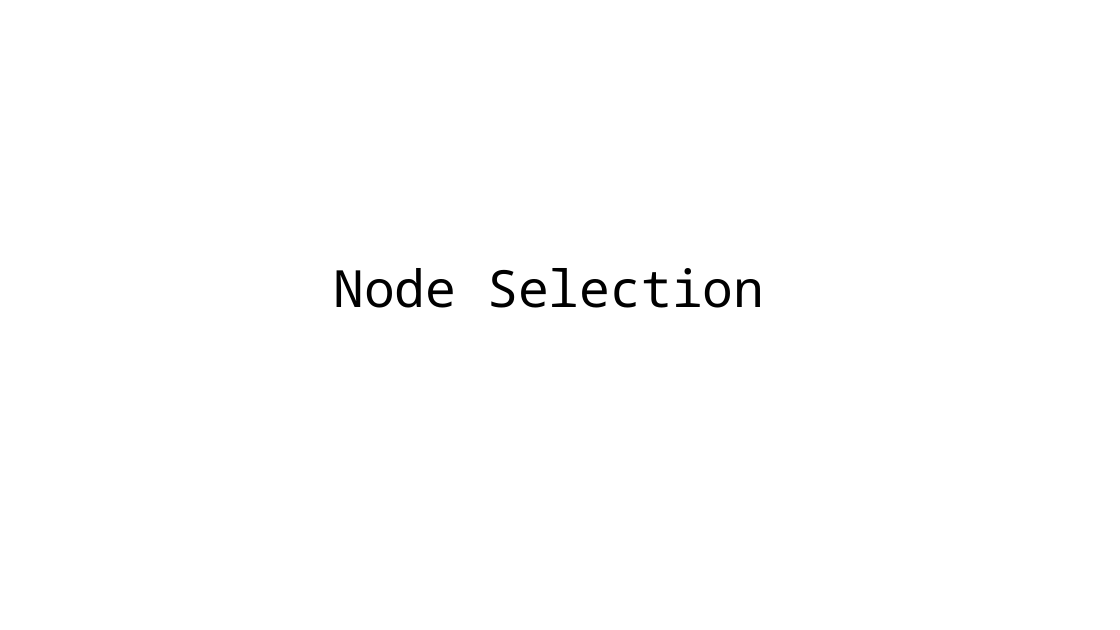
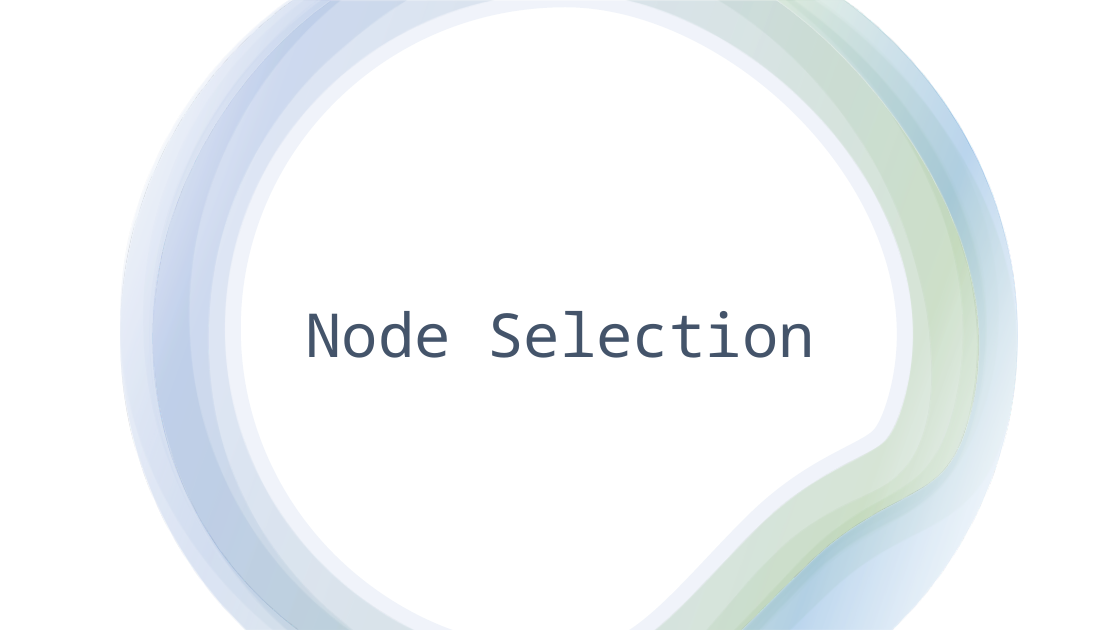
Before and after one commit to revhea2/priority-based-resource-allocation, a slide deck: slide 15 of final_presentation.pptx (slide 13 before the commit). Drawn at 1120x630 pixels with LibreOffice and Linux fonts; fonts in the diff are those of the drawing. Boxes give left, top, right and bottom in pixels: in the first picture for what was removed or moved away, otherwise in the second. Text is boxed around its words. In the diff, an @@ line names an element or a change of style, - is before the commit and + after.

```diff
--- a/final_presentation.pptx
+++ b/final_presentation.pptx
@@ rectangle added at [0, 0, 1120, 630], fill #FFFFFF @@
@@ group added at [120, 0, 1017, 630]: 7 freeform shapes @@
@@ title "Node Selection": place and size @@
-title "Node Selection" at [333, 268, 764, 308]
+title "Node Selection" at [306, 311, 814, 358]
@@ title "Node Selection" at [306, 311, 814, 358]: size 44 to 52 pt, text colour #000000 to #44546A; vertical alignment middle to bottom @@
```
Also in this commit, not shown: 9 other slides changed, 2 slides added, 4 other files.
